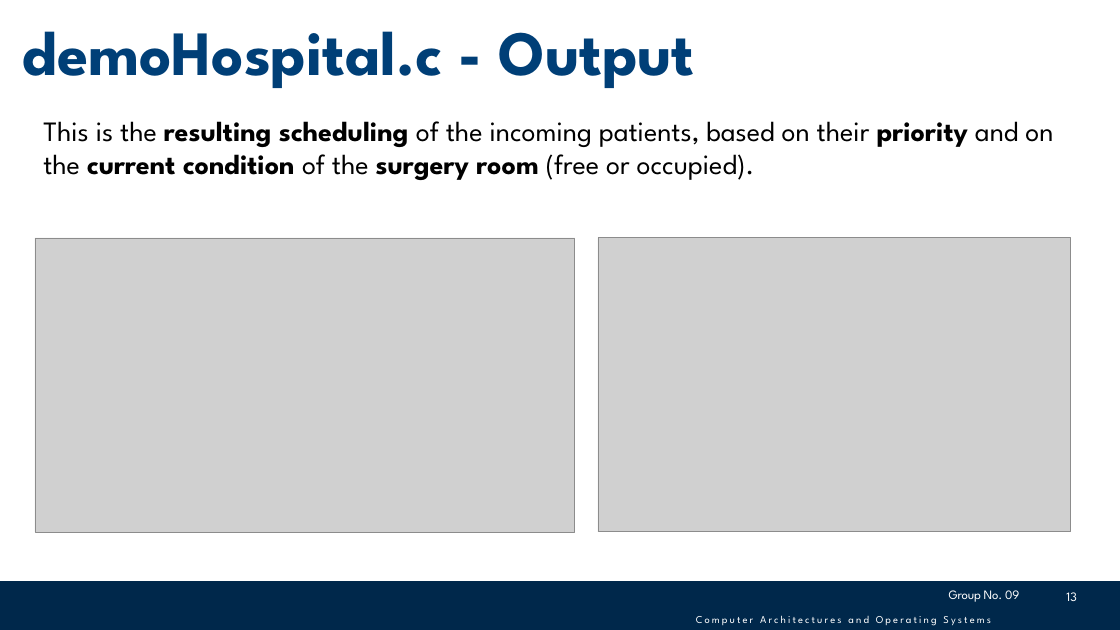
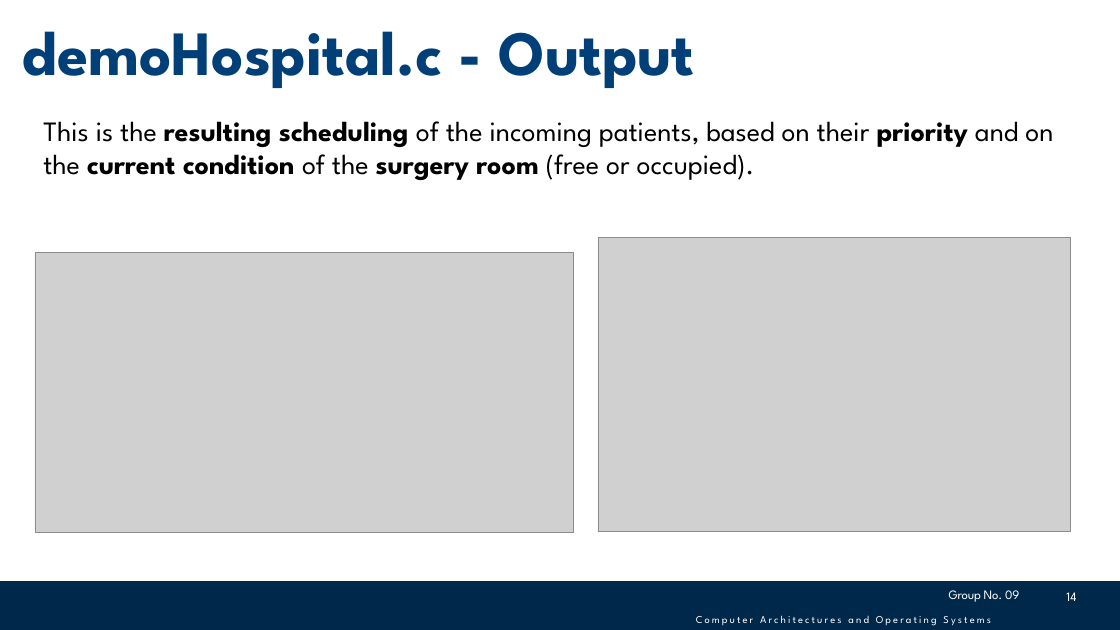
Before and after one commit to giovannidemaria/Polito-FreeRTOS-exploration, a slide deck: slide 14 of Documentation/HaclOSsim - Group09.pptx (slide 13 before the commit). Drawn at 1120x630 pixels with LibreOffice and Linux fonts; fonts in the diff are those of the drawing; grey boxes stand for pictures; background and template pictures are left out. Boxes give left, top, right and bottom in pixels: in the first picture for what was removed or moved away, otherwise in the second. Text is boxed around its words. In the diff, an @@ line names an element or a change of style, - is before the commit and + after.

```diff
--- a/Documentation/HaclOSsim - Group09.pptx
+++ b/Documentation/HaclOSsim - Group09.pptx
@@ picture: place and size @@
-picture at (35, 238, 576, 532)
+picture at (35, 252, 575, 532)
@@ page number at (1066, 592, 1076, 601): text changed @@
-13
+14
```
Also in this commit, not shown: 11 other slides changed, 1 slide added, 2 other files.
